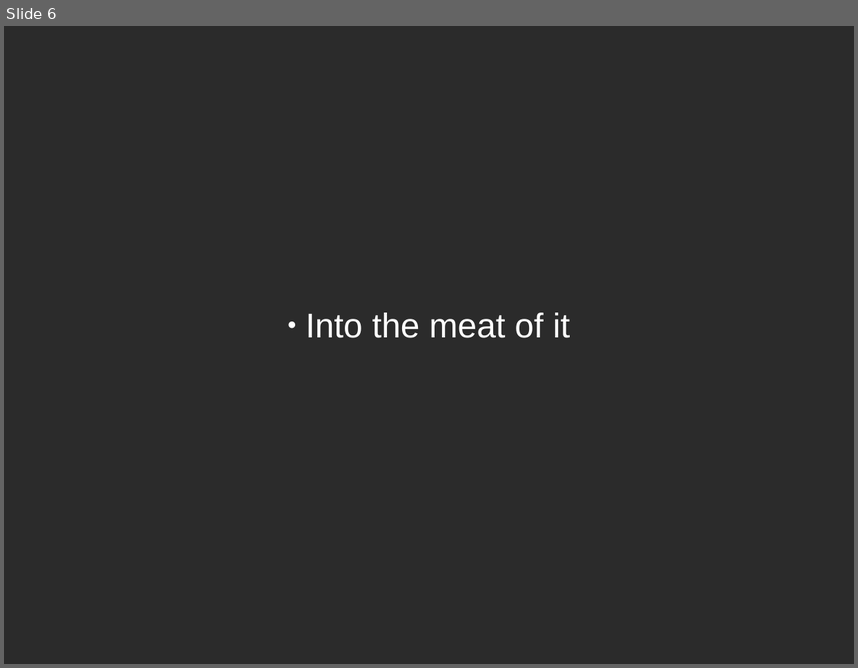
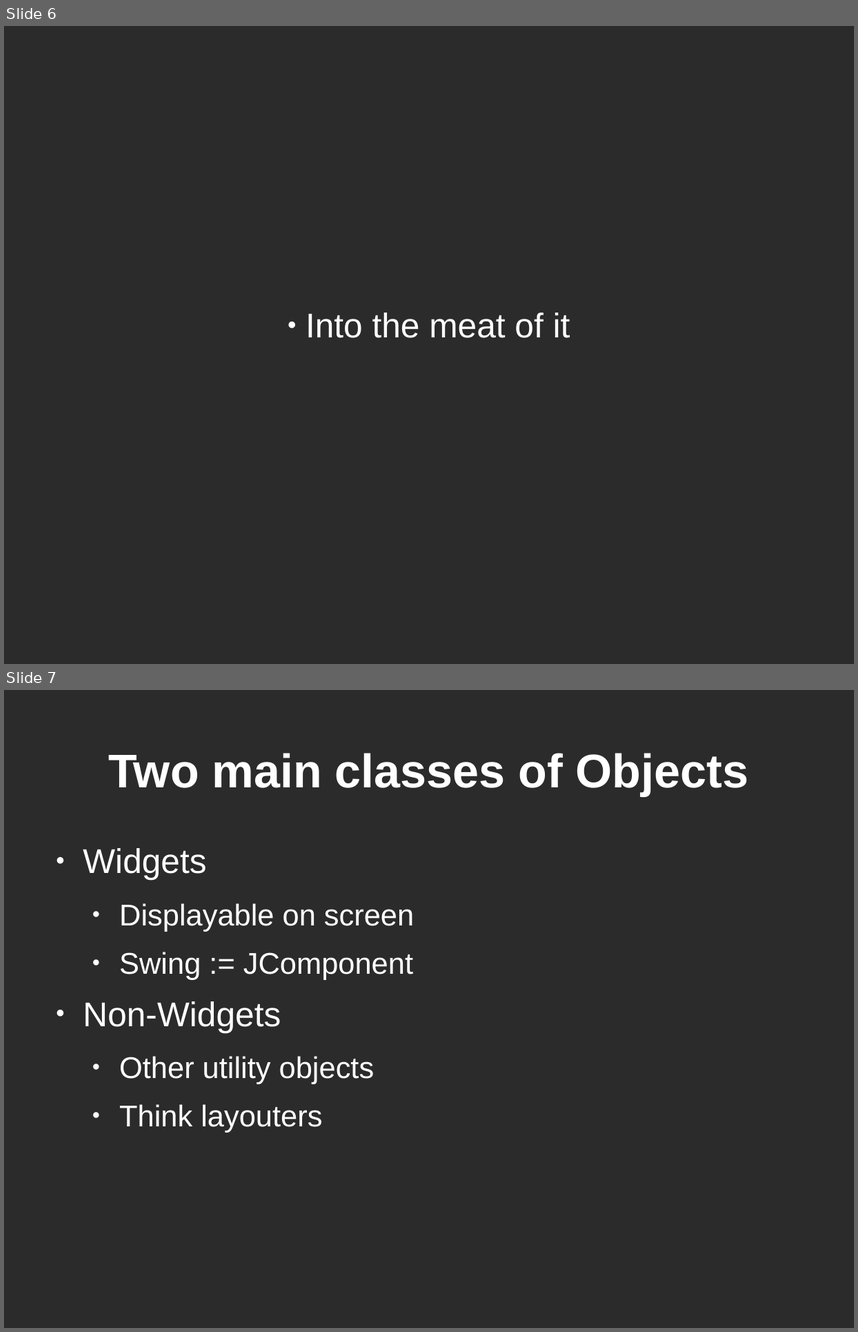
Before and after one commit to spmadden/sse-talks, a slide deck: PyQt/PyQt.odp. Shown one above the other, each under a label of ours: slide 6 before the commit, slides 6 and 7 after it. The pictures are 858x668 and 858x1332 pixels, drawn with LibreOffice and Linux fonts; fonts in the diff are those of the drawing; background and template pictures are left out; a plain dark background stands for a picture behind light text. Boxes give left, top, right and bottom in pixels: in the first picture for what was removed or moved away, otherwise in the second. Text is boxed around its words. In the diff, an @@ line names an element or a change of style, - is before the commit and + after.

Commit message:
More slides and happy screenies to pyqt

```diff
--- a/PyQt/PyQt.odp
+++ b/PyQt/PyQt.odp
@@ slide 7 added at (x1=4, y1=690, x2=854, y2=1328), background picture (left out) @@
@@ title added at (x1=108, y1=753, x2=749, y2=796), 44 pt, text #FFFFFF, bold @@
+Two main classes of Objects
@@ text added at (x1=83, y1=848, x2=414, y2=1132), 28 pt, text #FFFFFF @@
+● Widgets
+  ● Displayable on screen
+  ● Swing := JComponent
+● Non-Widgets
+  ● Other utility objects
+  ● Think layouters
```
Also in this commit, not shown: 4 other slides added, 4 other files.
